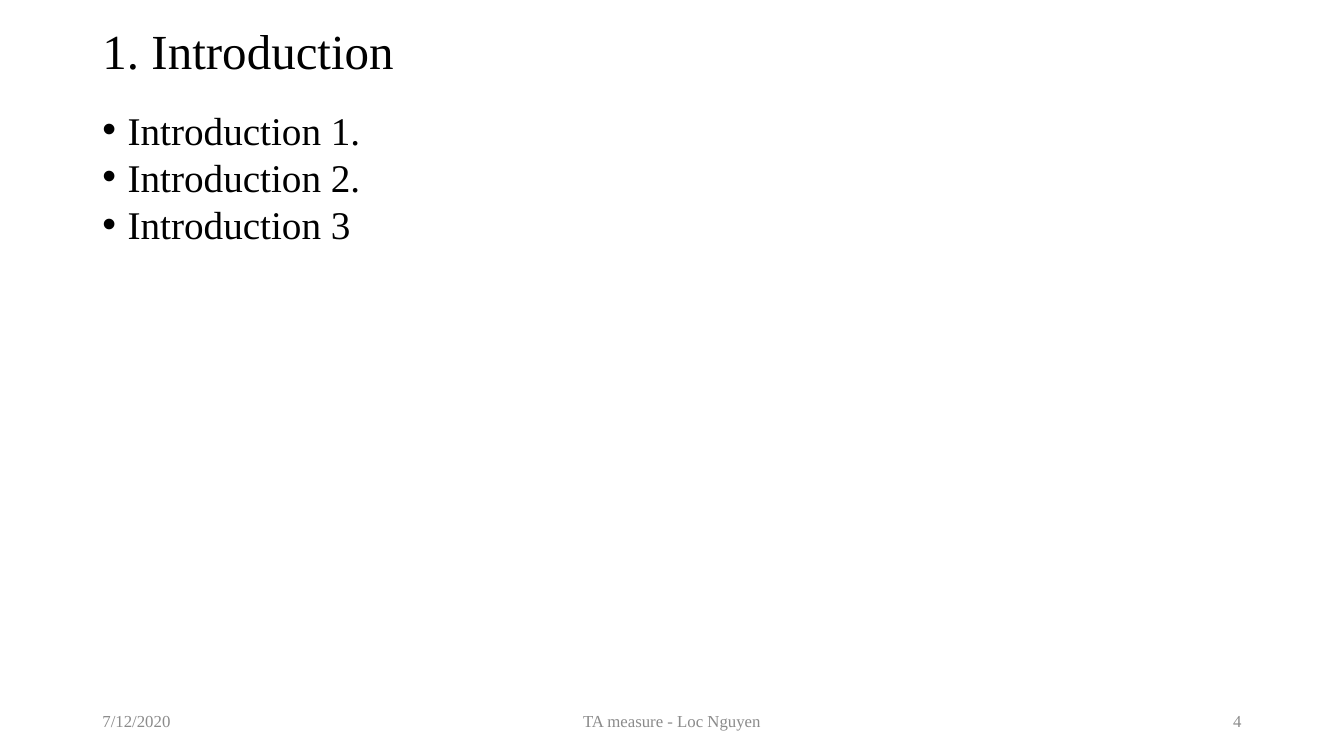
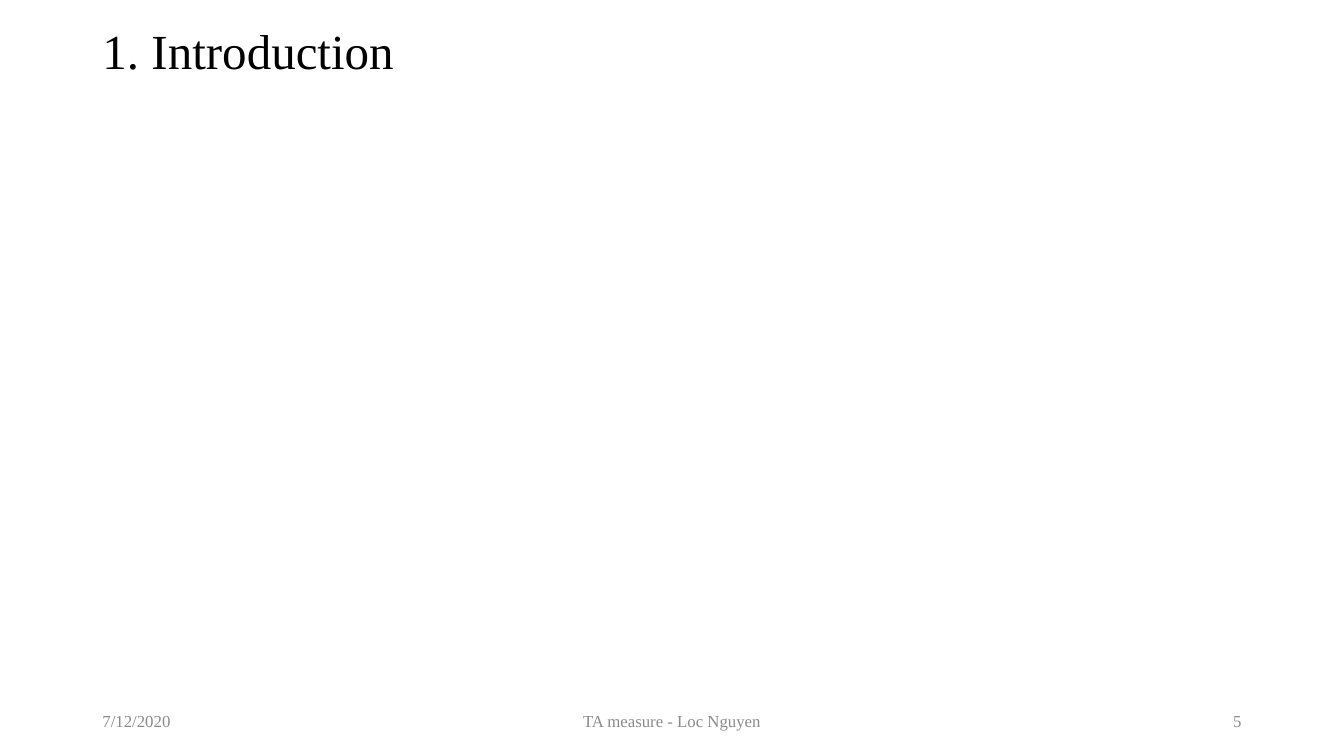
Before and after one commit to locnguyenacademic/sim, a slide deck: slide 5 of 2_design/ta/TA.pptx (slide 4 before the commit). Drawn at 1344x756 pixels with LibreOffice and Linux fonts; fonts in the diff are those of the drawing; grey boxes stand for pictures. Boxes give left, top, right and bottom in pixels: in the first picture for what was removed or moved away, otherwise in the second. Text is boxed around its words. In the diff, an @@ line names an element or a change of style, - is before the commit and + after.

```diff
--- a/2_design/ta/TA.pptx
+++ b/2_design/ta/TA.pptx
@@ text removed at bbox=[128, 117, 360, 240] @@
-• Introduction 1.
-• Introduction 2.
-• Introduction 3
@@ page number at bbox=[1233, 716, 1241, 727]: text changed @@
-4
+5
```
Also in this commit, not shown: 5 other slides changed, 11 slides added, 5 other files.
